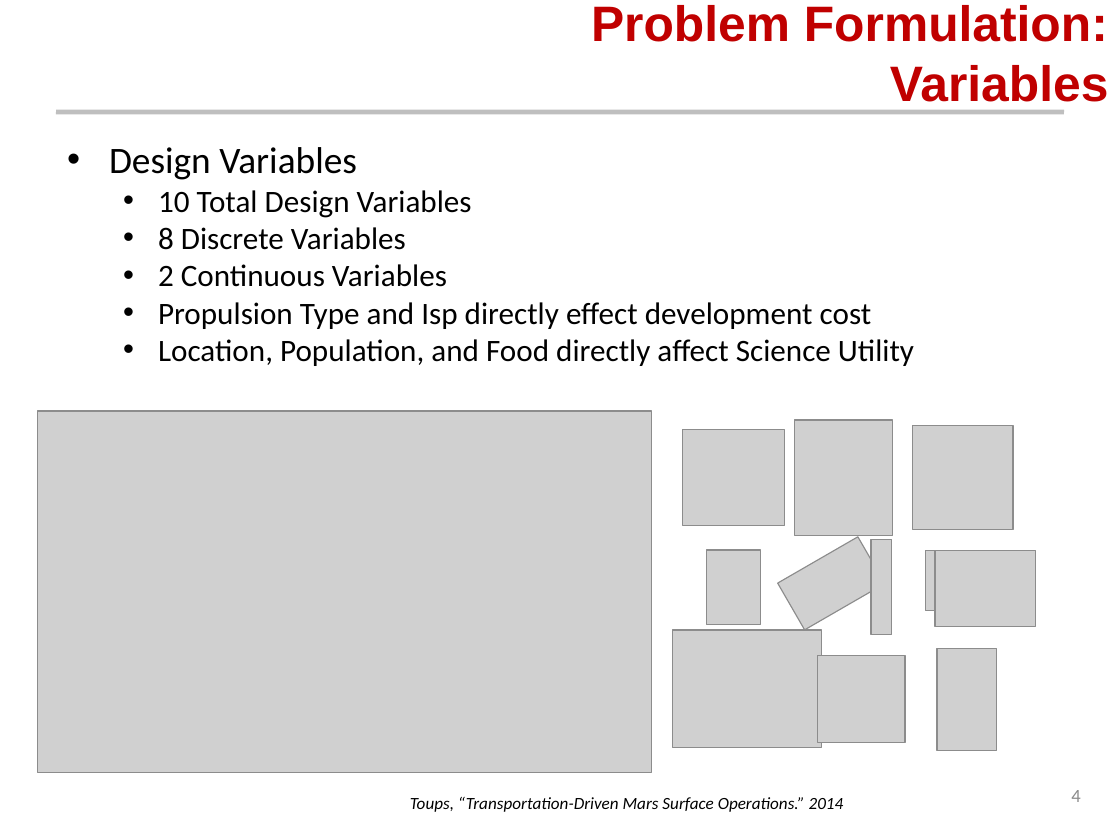
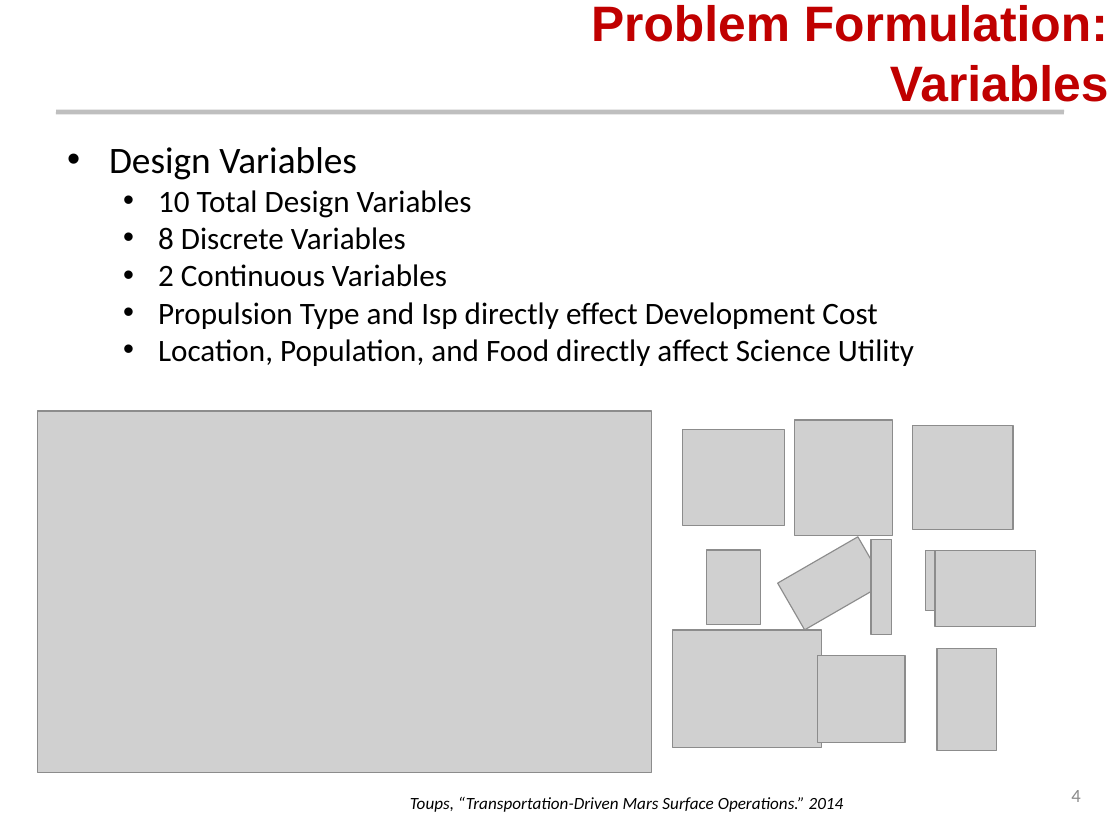
Before and after one commit to AeroSigma/Mars2040, a slide deck: slide 4 of MSDO/Assignment5/Mars 2040 Optimization Presentation.pptx. Drawn at 1120x840 pixels with LibreOffice and Linux fonts; fonts in the diff are those of the drawing; grey boxes stand for pictures; background and template pictures are left out. Boxes give left, top, right and bottom in pixels: in the first picture for what was removed or moved away, otherwise in the second. Text is boxed around its words. In the diff, an @@ line names an element or a change of style, - is before the commit and + after.

```diff
--- a/MSDO/Assignment5/Mars 2040 Optimization Presentation.pptx
+++ b/MSDO/Assignment5/Mars 2040 Optimization Presentation.pptx
@@ text at (158,302,877,329): text changed @@
-  • Propulsion Type and Isp directly effect development cost
+  • Propulsion Type and Isp directly effect Development Cost
```
Also in this commit, not shown: 9 other slides changed, 2 slides added, 6 other files.
